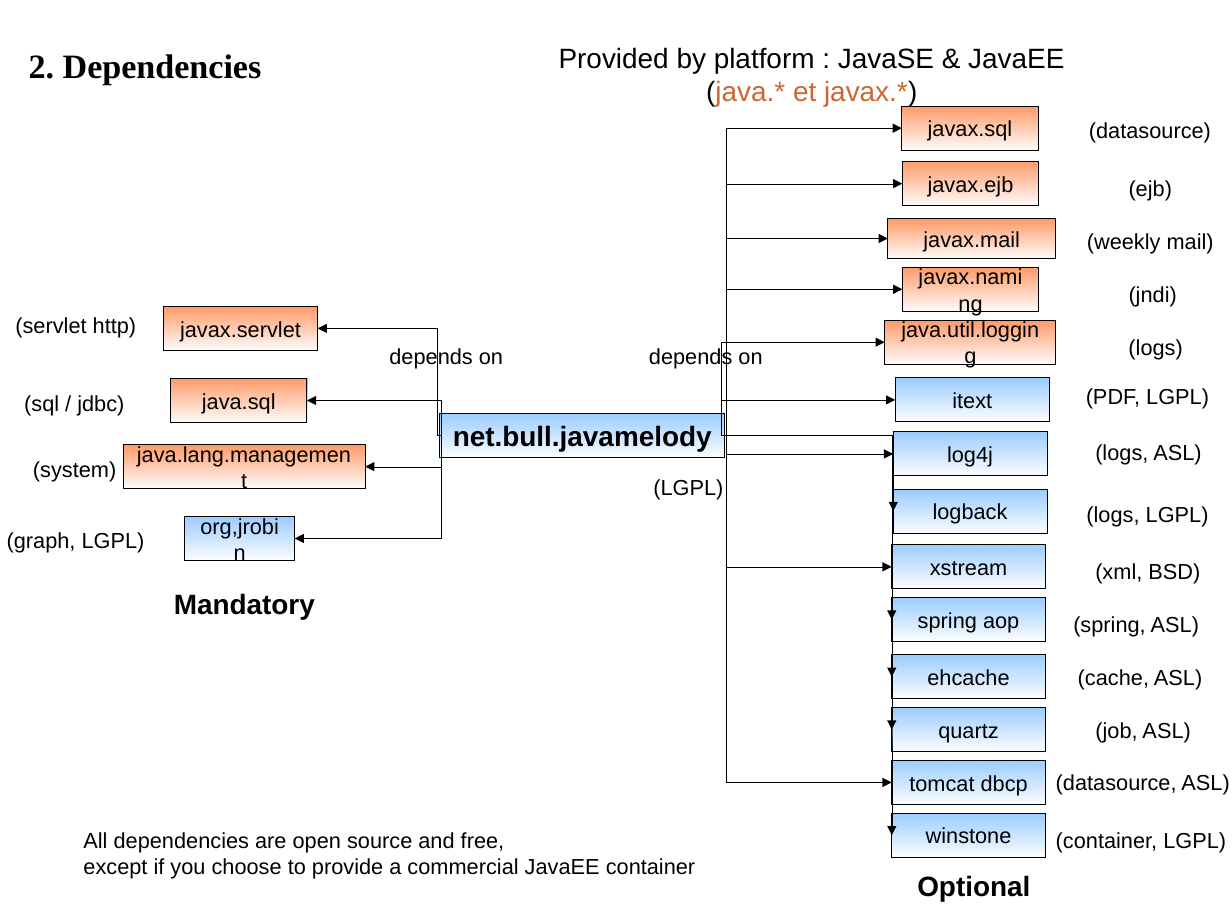
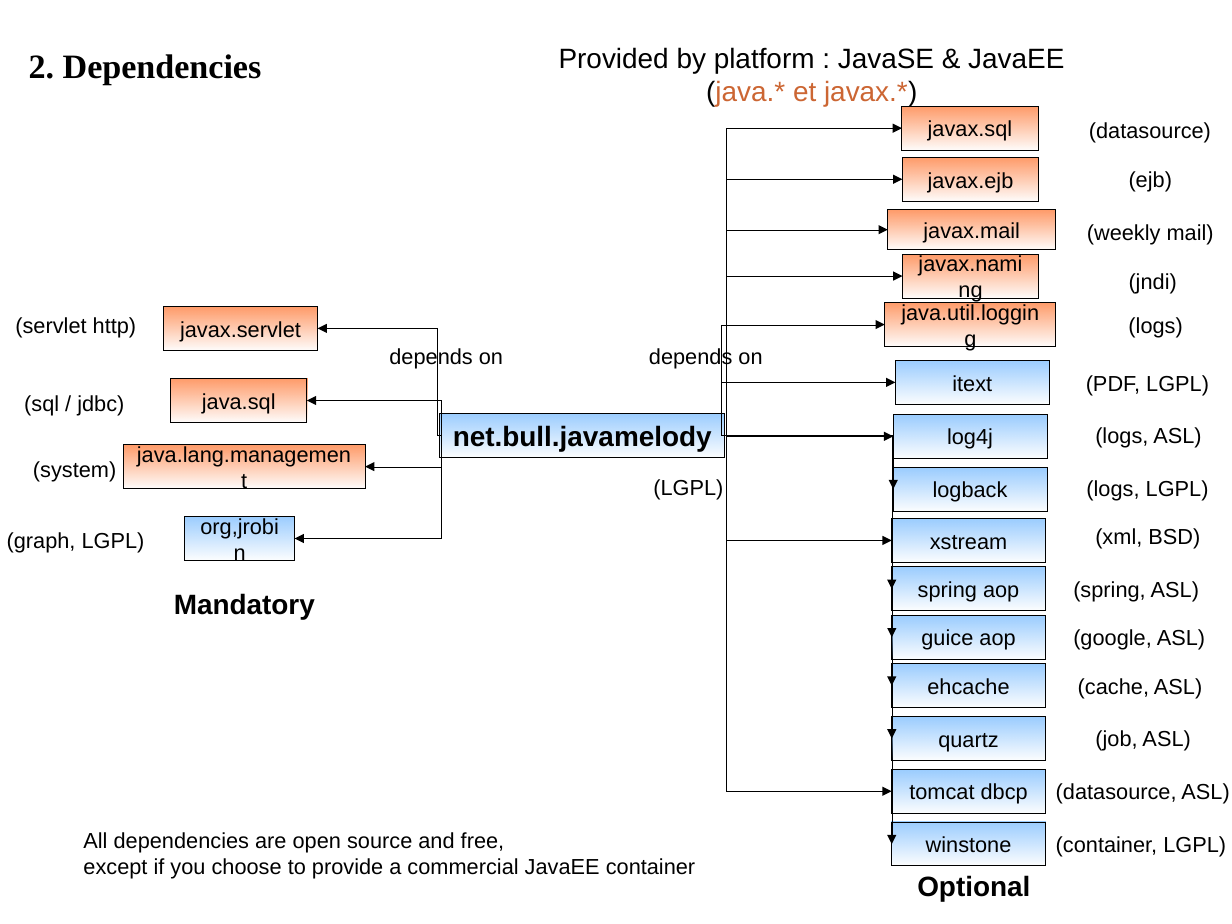
Before and after one commit to visan/javamelody, a slide deck: slide 2 of javamelody-core/src/site/resources/Map.odp. Drawn at 1232x924 pixels with LibreOffice and Linux fonts; fonts in the diff are those of the drawing. Boxes give left, top, right and bottom in pixels: in the first picture for what was removed or moved away, otherwise in the second. Text is boxed around its words. In the diff, an @@ line names an element or a change of style, - is before the commit and + after.

Commit message:
ajout doc pour guice

```diff
--- a/javamelody-core/src/site/resources/Map.odp
+++ b/javamelody-core/src/site/resources/Map.odp
@@ elbow arrow moved from (726, 436) - (903, 183) to (726, 436) - (903, 179) @@
@@ rectangle "javax.ejb": place and size @@
-rectangle "javax.ejb" at (903, 162, 1040, 206)
+rectangle "javax.ejb" at (903, 158, 1040, 201)
@@ 2 texts, 1 rectangle: place and size @@
-2 texts, 1 rectangle at (888, 180, 1214, 258)
+2 texts, 1 rectangle at (888, 171, 1214, 249)
@@ elbow arrow moved from (726, 436) - (888, 238) to (726, 436) - (888, 230) @@
@@ elbow arrow moved from (726, 436) - (903, 290) to (726, 436) - (903, 276) @@
@@ elbow arrow moved from (726, 436) - (885, 342) to (726, 436) - (885, 324) @@
@@ 3 rectangles, 2 texts: place and size @@
-3 rectangles, 2 texts at (885, 267, 1209, 475)
+3 rectangles, 2 texts at (885, 254, 1209, 458)
@@ 2 texts, 1 rectangle: place and size @@
-2 texts, 1 rectangle at (895, 339, 1201, 465)
+2 texts, 1 rectangle at (895, 317, 1201, 448)
@@ elbow arrow moved from (726, 435) - (895, 400) to (726, 435) - (895, 382) @@
@@ elbow arrow moved from (726, 436) - (892, 835) to (726, 436) - (892, 844) @@
@@ elbow arrow moved from (726, 435) - (892, 783) to (726, 435) - (892, 792) @@
@@ elbow arrow moved from (726, 436) - (892, 730) to (726, 436) - (892, 739) @@
@@ elbow arrow moved from (726, 436) - (892, 677) to (726, 436) - (892, 686) @@
@@ elbow arrow moved from (726, 435) - (893, 454) to (726, 435) - (893, 436) @@
@@ elbow arrow moved from (726, 436) - (893, 511) to (726, 436) - (893, 490) @@
@@ elbow arrow moved from (726, 435) - (892, 567) to (726, 435) - (892, 541) @@
@@ elbow arrow moved from (726, 436) - (892, 619) to (726, 436) - (892, 589) @@
@@ elbow arrow added from (726, 436) to (892, 637), #000000 0 pt @@
@@ 2 rectangles, 1 text: place and size @@
-2 rectangles, 1 text at (892, 490, 1209, 588)
+2 rectangles, 1 text at (892, 467, 1209, 562)
@@ text "(xml, BSD)": place and size @@
-text "(xml, BSD)" at (1095, 563, 1200, 584)
+text "(xml, BSD)" at (1095, 528, 1200, 549)
@@ rectangle "spring aop": place and size @@
-rectangle "spring aop" at (892, 598, 1046, 642)
+rectangle "spring aop" at (892, 567, 1046, 610)
@@ text "(spring, ASL)": place and size @@
-text "(spring, ASL)" at (1073, 616, 1199, 637)
+text "(spring, ASL)" at (1073, 581, 1199, 602)
@@ rectangle added at (892, 615, 1046, 658), fill gradient #99CCFF, outline #000000 0 pt, 14 pt, text #000000 @@
+guice aop
@@ text added at (1073, 629, 1205, 650), 14 pt, text #000000 @@
+(google, ASL)
@@ 4 rectangles, 3 texts: place and size @@
-4 rectangles, 3 texts at (892, 655, 1229, 857)
+4 rectangles, 3 texts at (892, 664, 1229, 866)
@@ text "(container, LGPL)": place and size @@
-text "(container, LGPL)" at (1056, 832, 1226, 852)
+text "(container, LGPL)" at (1056, 836, 1226, 857)
```
Also in this commit, not shown: 2 other slides changed, 3 other files.
